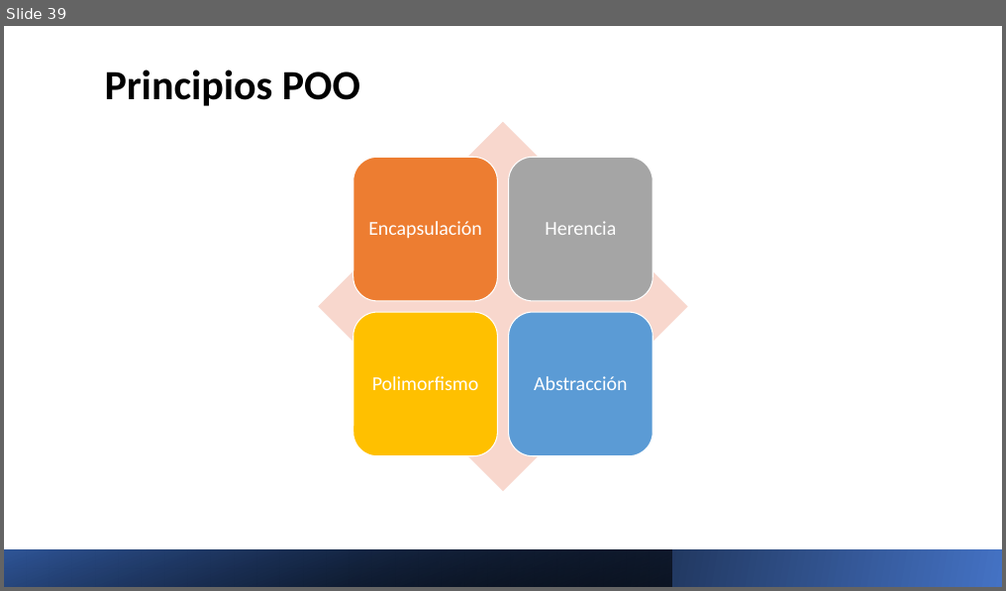
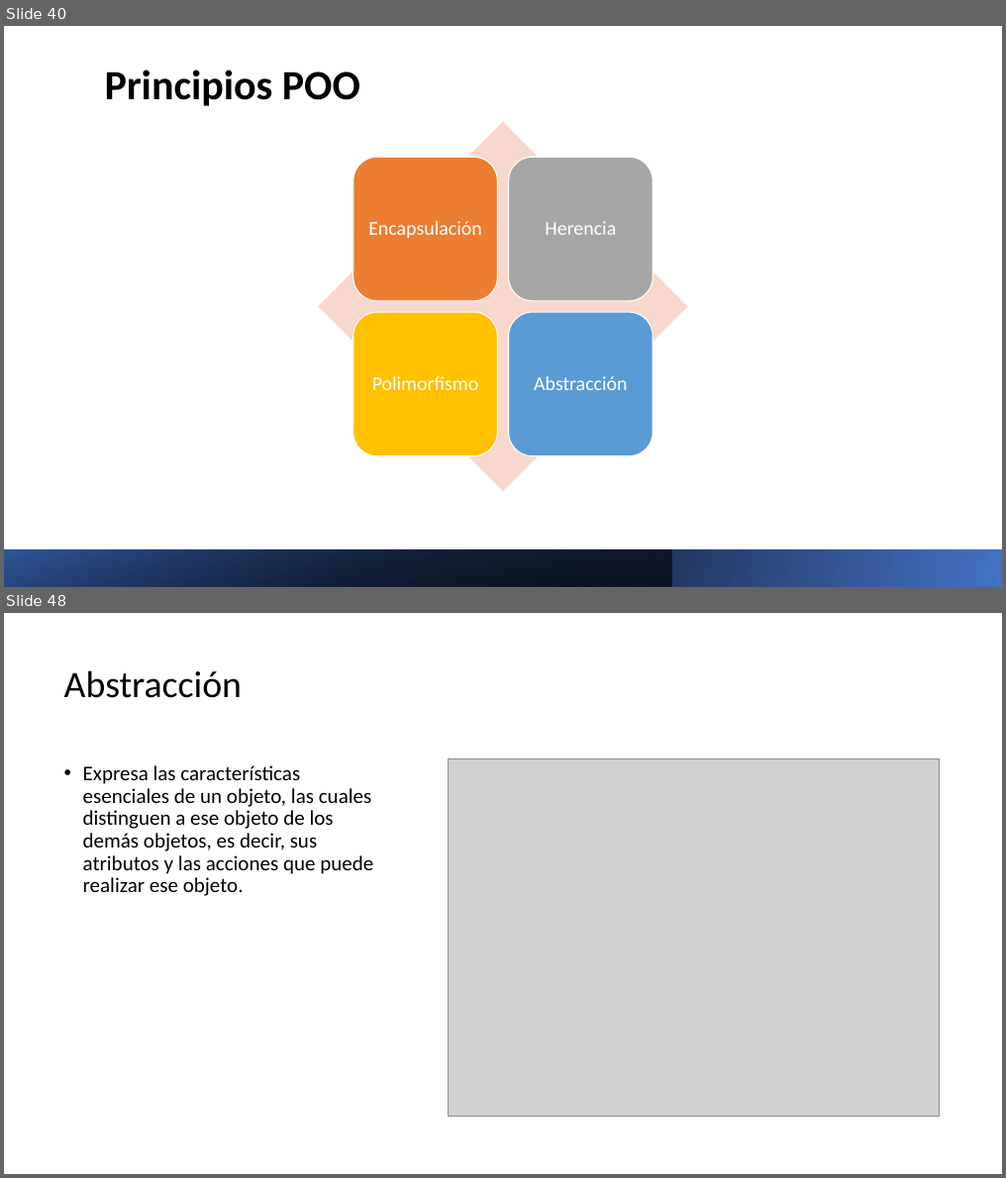
Before and after one commit to Charris1904/automation-qa-sessions, a slide deck: files/1. Java.pptx. Shown one above the other, each under a label of ours: slide 39 before the commit, slides 40 and 48 after it; the slides between them are not shown. The pictures are 1006x591 and 1006x1178 pixels, drawn with LibreOffice and Linux fonts; fonts in the diff are those of the drawing; grey boxes stand for pictures. Boxes give left, top, right and bottom in pixels: in the first picture for what was removed or moved away, otherwise in the second. Text is boxed around its words. In the diff, an @@ line names an element or a change of style, - is before the commit and + after.

```diff
--- a/files/1. Java.pptx
+++ b/files/1. Java.pptx
@@ slide 48 added at bbox=[4, 613, 1002, 1174], background #FFFFFF @@
@@ title added at bbox=[64, 670, 242, 698], 36 pt, text #000000 @@
+Abstracción
@@ picture added at bbox=[448, 759, 939, 1116] @@
@@ text added at bbox=[83, 765, 373, 896], 20 pt, text #000000 @@
+• Expresa las características esenciales de un objeto, las cuales distinguen a ese objeto de los demás objetos, es decir, sus atributos y las acciones que puede realizar ese objeto.
@@ what was slide 39 is now slide 40 @@
```
Also in this commit, not shown: 10 other slides added, 25 other files.
